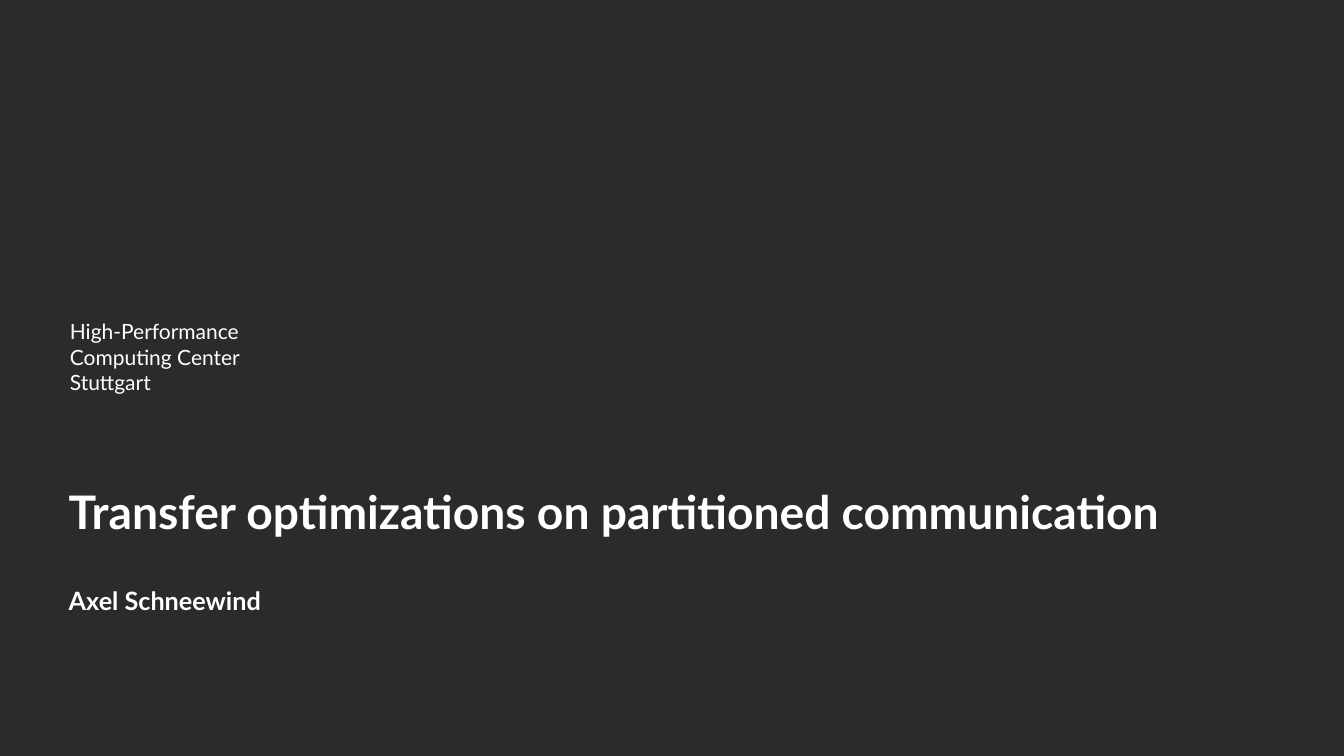
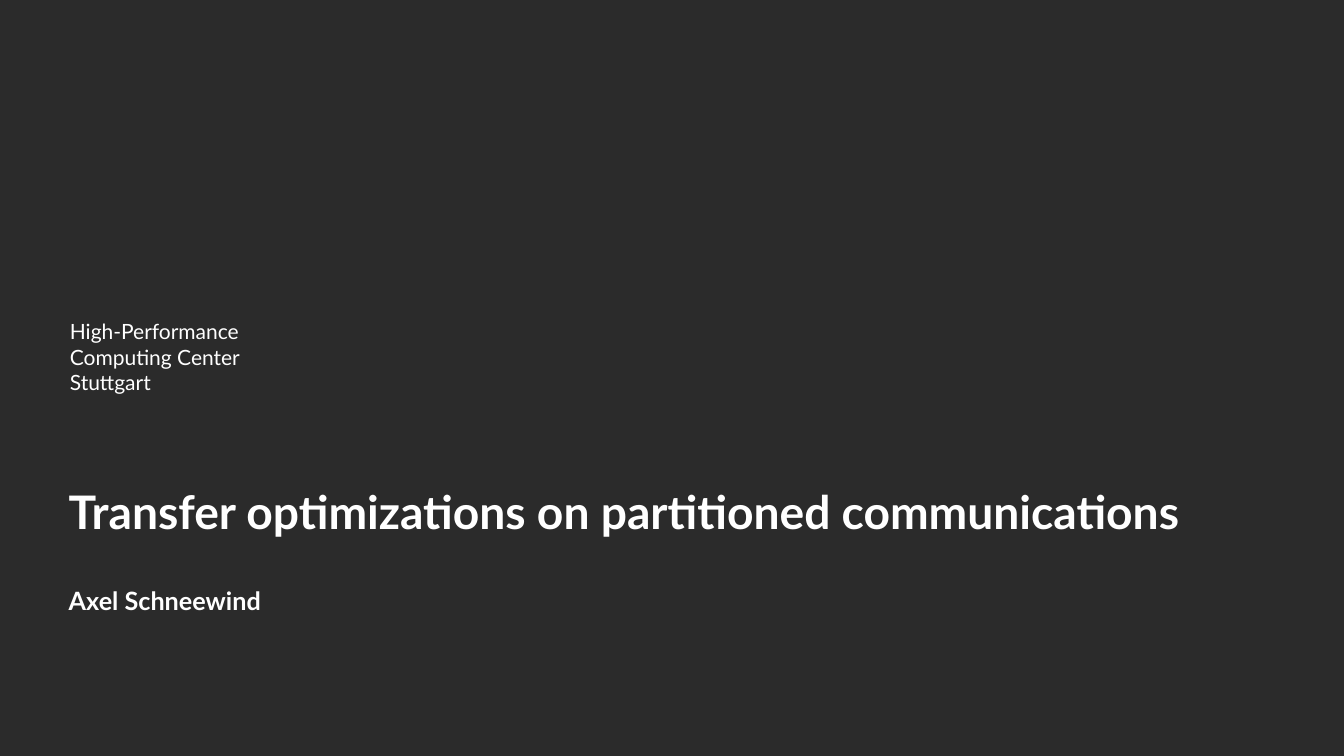
Before and after one commit to AxelSchneewind/mpi-benchmark, a slide deck: slide 1 of presentation/presentation-partitioned-progress.pptx. Drawn at 1344x756 pixels with LibreOffice and Linux fonts; fonts in the diff are those of the drawing; background and template pictures are left out; a plain dark background stands for a picture behind light text. Boxes give left, top, right and bottom in pixels: in the first picture for what was removed or moved away, otherwise in the second. Text is boxed around its words. In the diff, an @@ line names an element or a change of style, - is before the commit and + after.

```diff
--- a/presentation/presentation-partitioned-progress.pptx
+++ b/presentation/presentation-partitioned-progress.pptx
@@ title at <box>69,494,1179,537</box>: text changed @@
-Transfer optimizations on partitioned communication
+Transfer optimizations on partitioned communications
```
Also in this commit, not shown: 14 other slides changed, 2 slides added, 4 slides removed, 1 other file.
